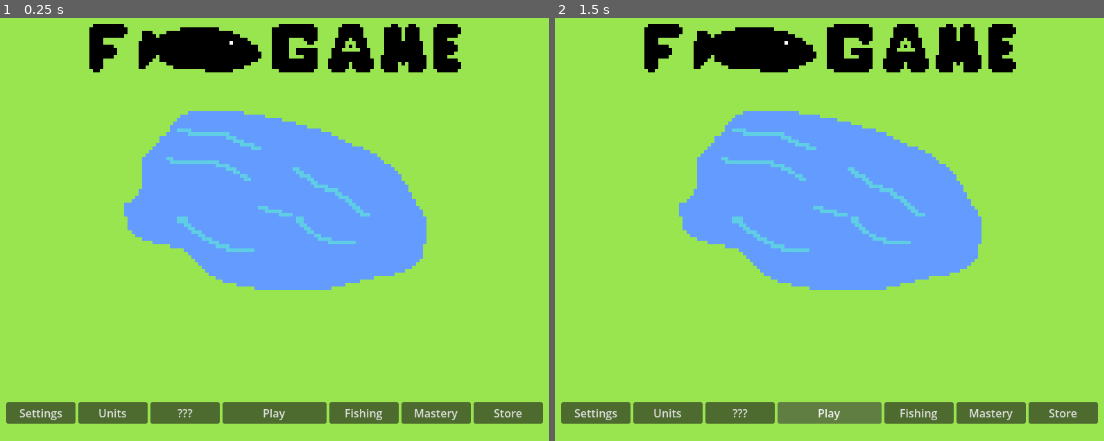
Above: before the commit, frames 1-2 (left to right).
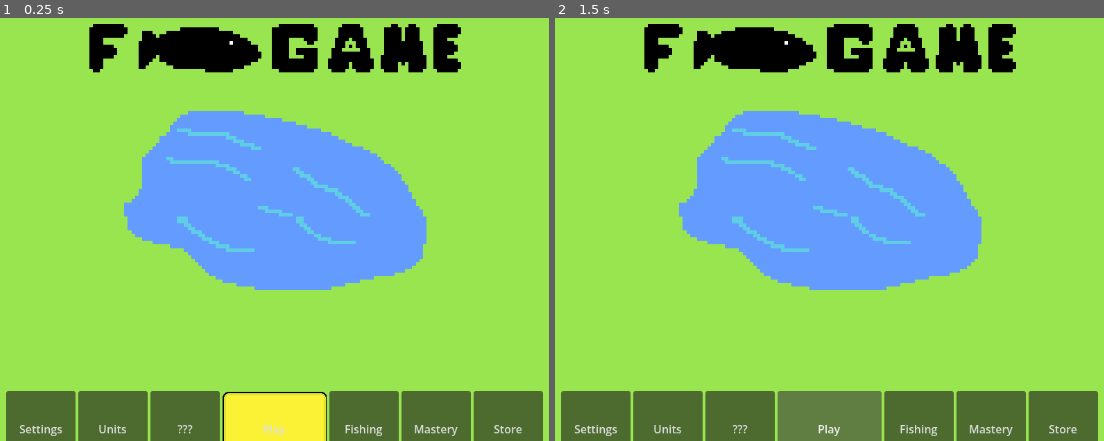
Above: after the commit, the same moments.

Repository: Kingandu/Fish-game
Game: Godot game, scene res://scenes/game.tscn
Same seed, same stepped clock (60 frames per second), same inputs: the game is played once before the commit and once after it.
Inputs:
- Up to frame 1 (0.25 s): no input
- Up to frame 2 (1.5 s): click "Play" at 0.5 s; click "Play" at 1.25 s

The runs differ from the first frame. In frame 1, 7.9% of the frame differs, in the area x 1-99%, y 88-100%; in frame 2, 7.0%.

Commit message:
Update main_menu.tscn

Diff:
--- a/scenes/main_menu.tscn
+++ b/scenes/main_menu.tscn
@@ -1,4 +1,17 @@
 [gd_scene format=3 uid="uid://csvhn4uwrc6f1"]
+
+[ext_resource type="Texture2D" uid="uid://crbgw5voknlpf" path="res://assets/button_base.png" id="1_l6cm7"]
+
+[sub_resource type="AtlasTexture" id="AtlasTexture_xm8t5"]
+atlas = ExtResource("1_l6cm7")
+region = Rect2(473.37396, 429.33746, 128.62604, 129.66254)
+
+[sub_resource type="StyleBoxTexture" id="StyleBoxTexture_j7nkd"]
+texture = SubResource("AtlasTexture_xm8t5")
+texture_margin_left = 43.0
+texture_margin_top = 43.0
+texture_margin_right = 43.0
+texture_margin_bottom = 43.0
 
 [node name="MarginContainer" type="MarginContainer" unique_id=42678268]
 offset_right = 40.0
@@ -29,6 +42,7 @@
 [node name="play" type="Button" parent="CenterContainer/HBoxContainer" unique_id=1421760179]
 custom_minimum_size = Vector2(150, 0)
 layout_mode = 2
+theme_override_styles/normal = SubResource("StyleBoxTexture_j7nkd")
 text = "Play"
 
 [node name="fishing" type="Button" parent="CenterContainer/HBoxContainer" unique_id=1830570935]
